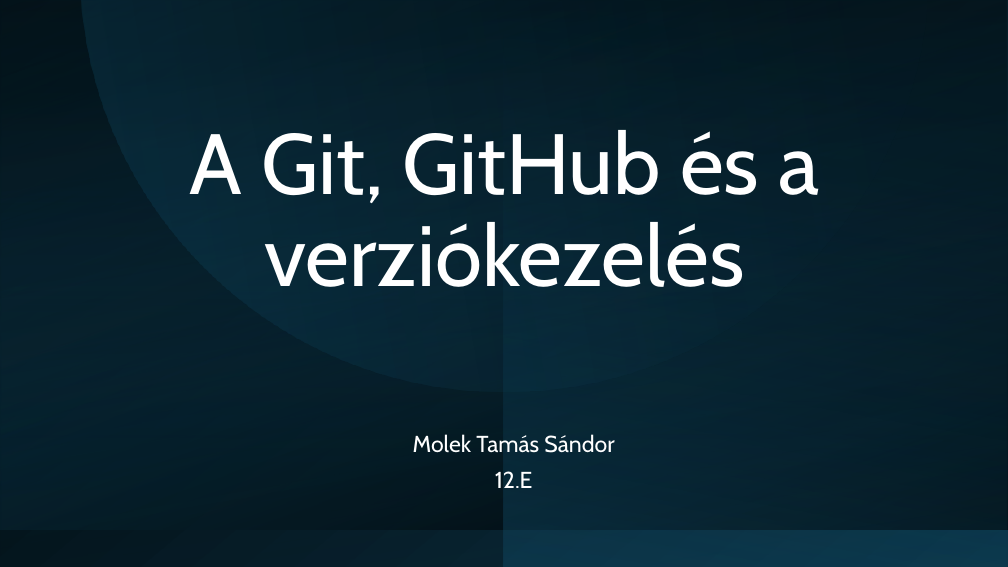
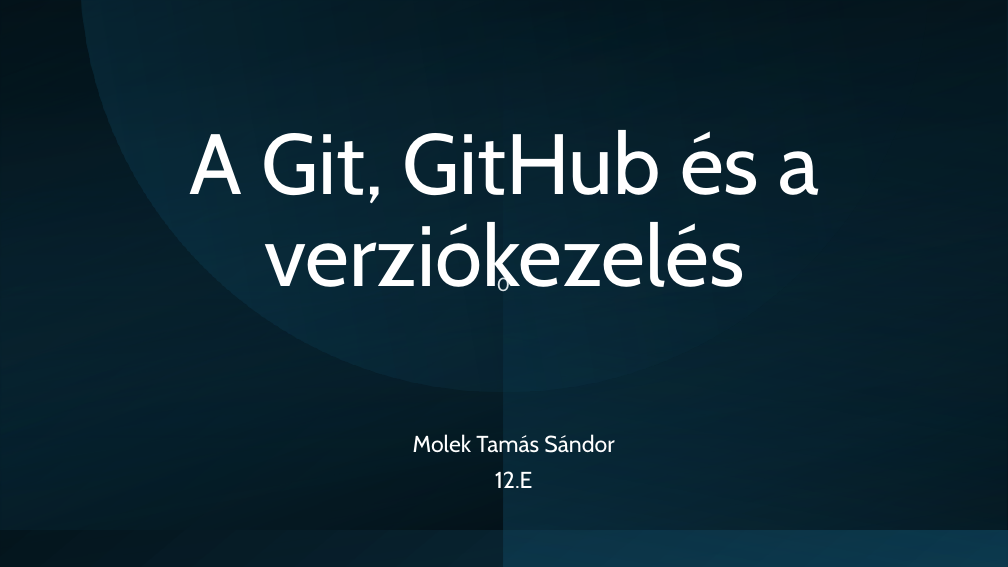
Before and after one commit to Maho-Yoshino/School_Notes, a slide deck: slide 1 of 2025-2026/IKT/github/Github.pptx. Drawn at 1008x567 pixels with LibreOffice and Linux fonts; fonts in the diff are those of the drawing. Boxes give left, top, right and bottom in pixels: in the first picture for what was removed or moved away, otherwise in the second. Text is boxed around its words. In the diff, an @@ line names an element or a change of style, - is before the commit and + after.

```diff
--- a/2025-2026/IKT/github/Github.pptx
+++ b/2025-2026/IKT/github/Github.pptx
@@ text in rectangle at bbox=[497, 275, 510, 291]: text added @@
+0
```
Also in this commit, not shown: 1 other file.
